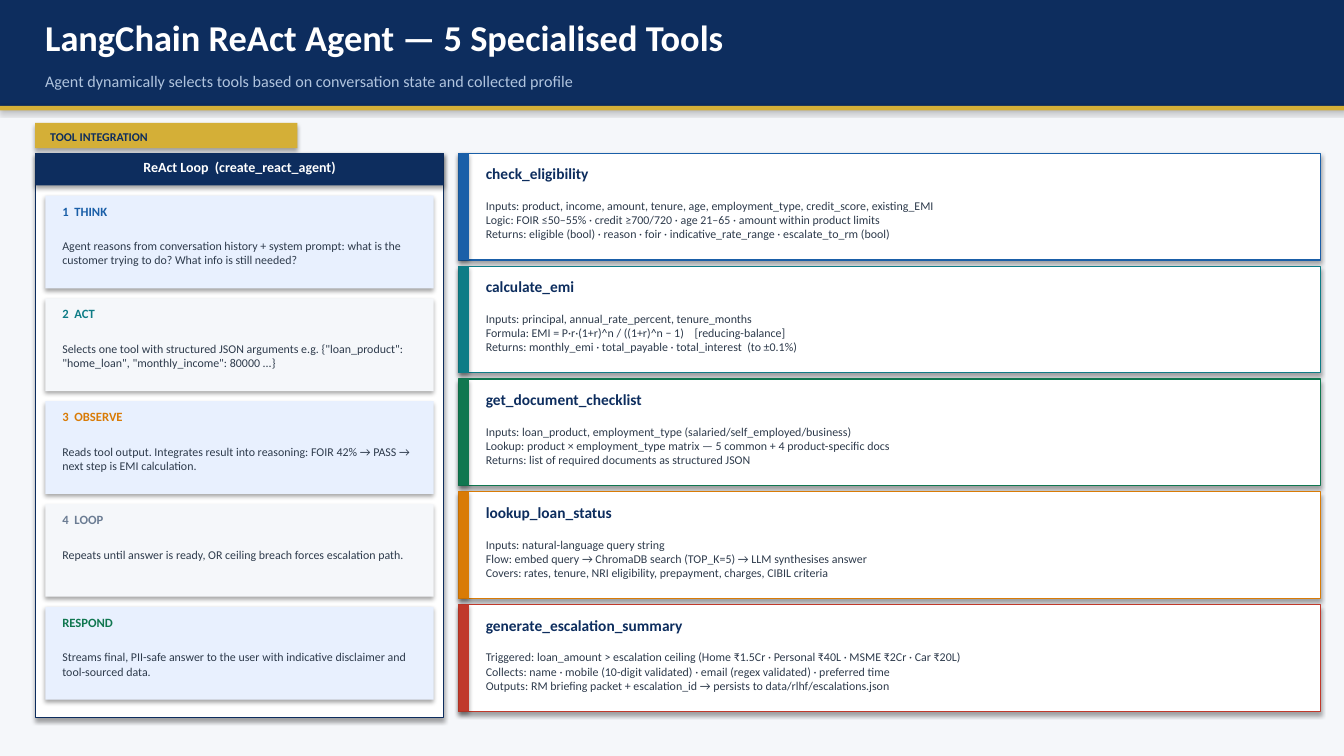
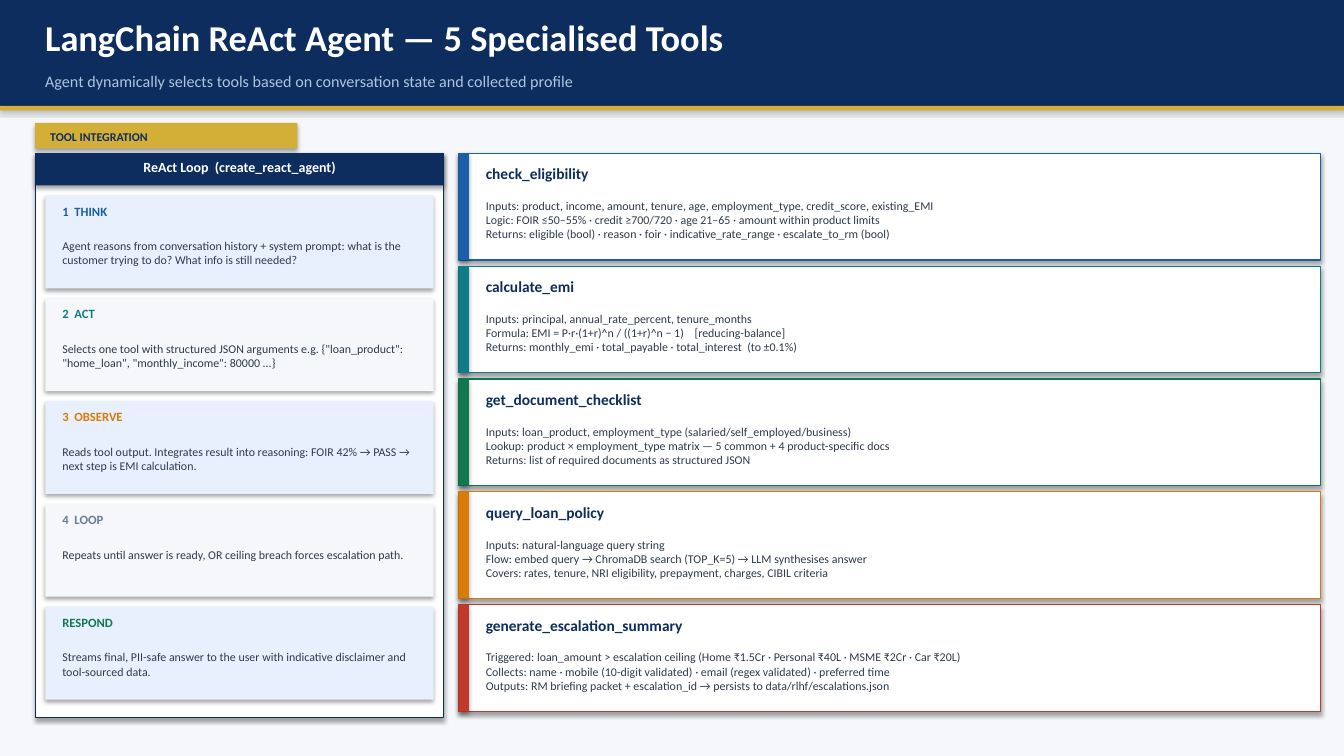
Before and after one commit to manojbansal-projects/LoanCopilot, a slide deck: slide 7 of docs/capstone_presentation.pptx. Drawn at 1344x756 pixels with LibreOffice and Linux fonts; fonts in the diff are those of the drawing. Boxes give left, top, right and bottom in pixels: in the first picture for what was removed or moved away, otherwise in the second. Text is boxed around its words. In the diff, an @@ line names an element or a change of style, - is before the commit and + after.

```diff
--- a/docs/capstone_presentation.pptx
+++ b/docs/capstone_presentation.pptx
@@ text at [486,507,604,521]: text changed @@
-lookup_loan_status
+query_loan_policy
```
Also in this commit, not shown: 1 other slide changed, 11 other files.
